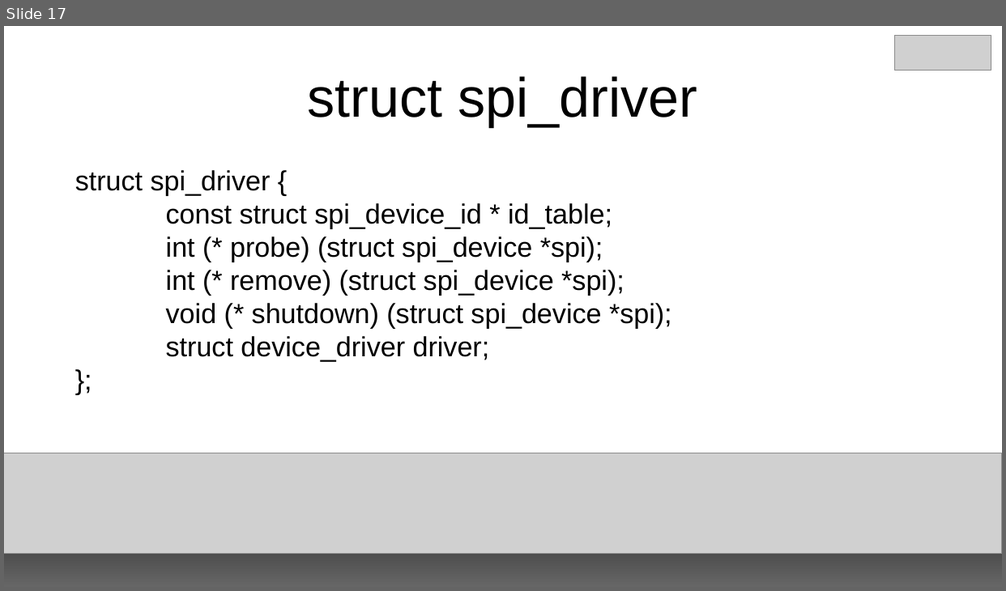
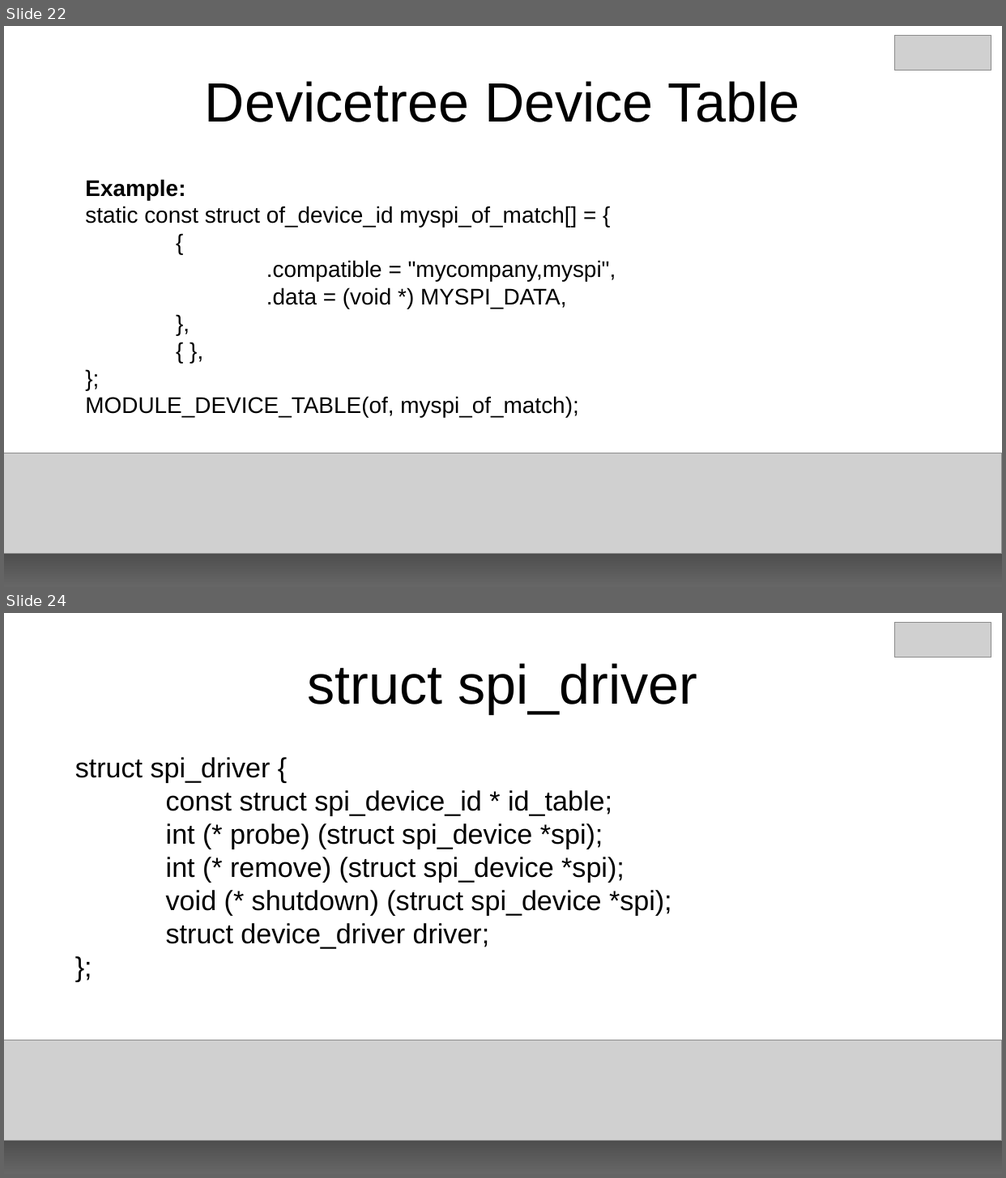
Before and after one commit to e-ale/Slides, a slide deck: building-an-spi-driver.odp. Shown one above the other, each under a label of ours: slide 17 before the commit, slides 22 and 24 after it; the slides between them are not shown. The pictures are 1006x591 and 1006x1178 pixels, drawn with LibreOffice and Linux fonts; fonts in the diff are those of the drawing; grey boxes stand for pictures. Boxes give left, top, right and bottom in pixels: in the first picture for what was removed or moved away, otherwise in the second. Text is boxed around its words. In the diff, an @@ line names an element or a change of style, - is before the commit and + after.

Commit message:
Add probe and devicetable examples
Also reorganize a bit.

```diff
--- a/building-an-spi-driver.odp
+++ b/building-an-spi-driver.odp
@@ slide 22 added at [4, 26, 1002, 587], background #FFFFFF @@
@@ picture added at [895, 35, 991, 71] @@
@@ title added at [205, 81, 800, 122], 44 pt, text #000000 @@
+Devicetree Device Table
@@ text added at [85, 179, 616, 417], 18 pt, text #000000 @@
+Example:
+static const struct of_device_id myspi_of_match[] = {
+{
+.compatible = "mycompany,myspi",
+.data = (void *) MYSPI_DATA,
+},
+{ },
+};
+MODULE_DEVICE_TABLE(of, myspi_of_match);
@@ rectangle added at [4, 455, 1002, 587], fill gradient #000000 to #666666 @@
@@ picture added at [4, 454, 1002, 554] @@
@@ what was slide 17 is now slide 24 @@
```
Also in this commit, not shown: 3 slides changed, 4 other slides added.
